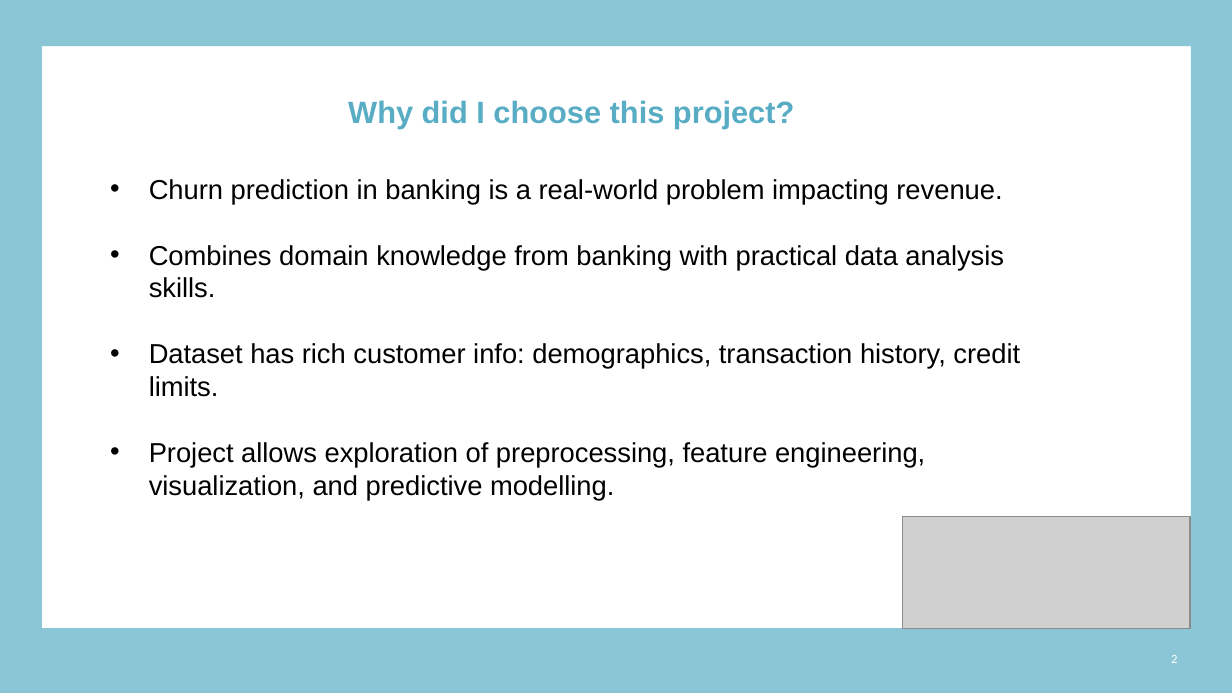
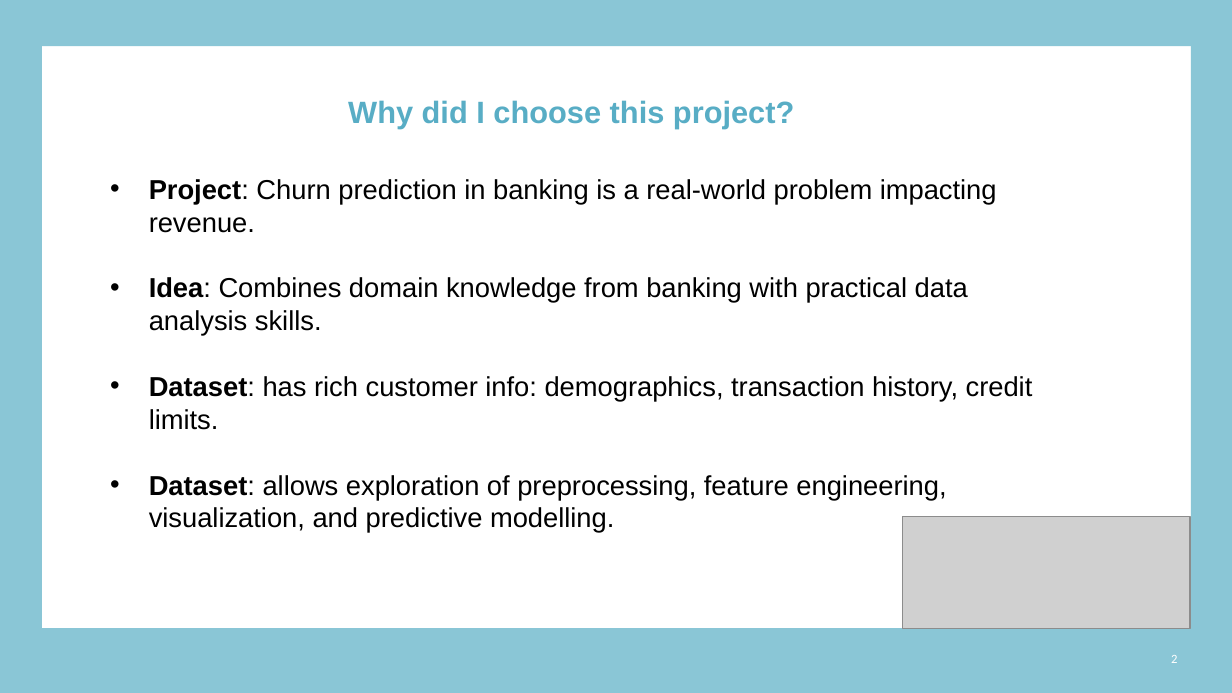
Before and after one commit to ReDI-School-projects/CreditCardUserBehaviour, a slide deck: slide 2 of Final_project_DataAnalytics-D.Ivashchenko.pptx. Drawn at 1232x693 pixels with LibreOffice and Linux fonts; fonts in the diff are those of the drawing; grey boxes stand for pictures; background and template pictures are left out. Boxes give left, top, right and bottom in pixels: in the first picture for what was removed or moved away, otherwise in the second. Text is boxed around its words. In the diff, an @@ line names an element or a change of style, - is before the commit and + after.

```diff
--- a/Final_project_DataAnalytics-D.Ivashchenko.pptx
+++ b/Final_project_DataAnalytics-D.Ivashchenko.pptx
@@ text at bbox=[149, 179, 1033, 533]: text changed @@
-• Churn prediction in banking is a real-world problem impacting revenue.
-• Combines domain knowledge from banking with practical data analysis skills.
-• Dataset has rich customer info: demographics, transaction history, credit limits.
-• Project allows exploration of preprocessing, feature engineering, visualization, and predictive modelling.
+• Project: Churn prediction in banking is a real-world problem impacting revenue.
+• Idea: Combines domain knowledge from banking with practical data analysis skills.
+• Dataset: has rich customer info: demographics, transaction history, credit limits.
+• Dataset: allows exploration of preprocessing, feature engineering, visualization, and predictive modelling.
```
Also in this commit, not shown: 5 slides added, 2 other files.
